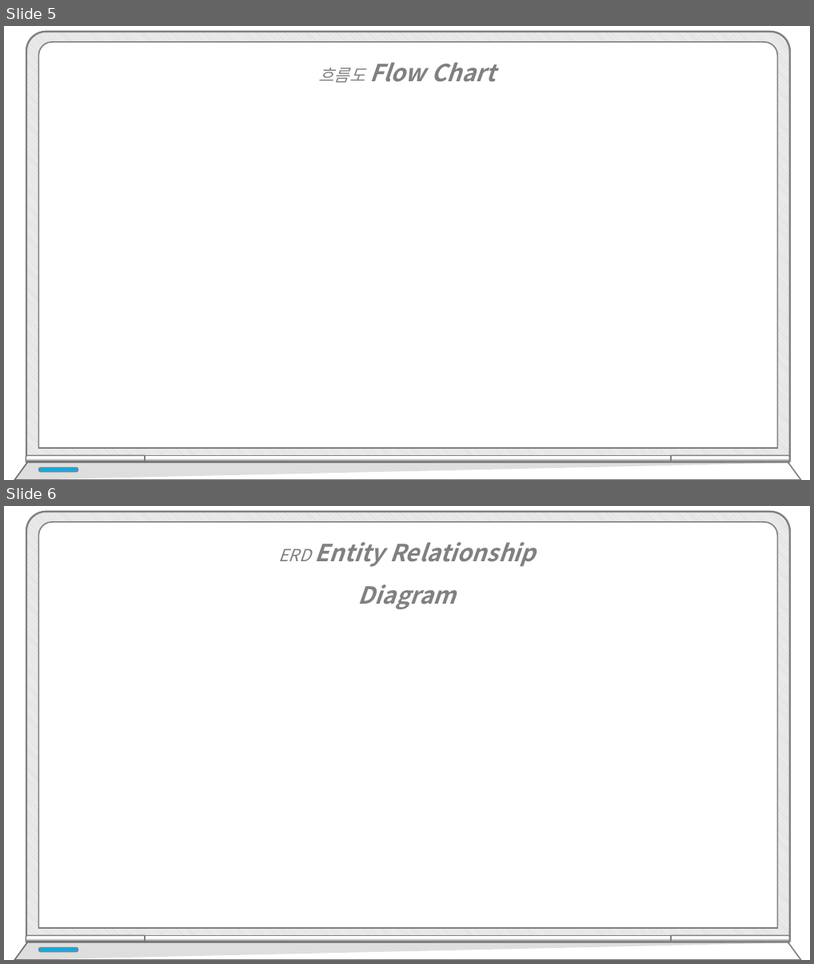
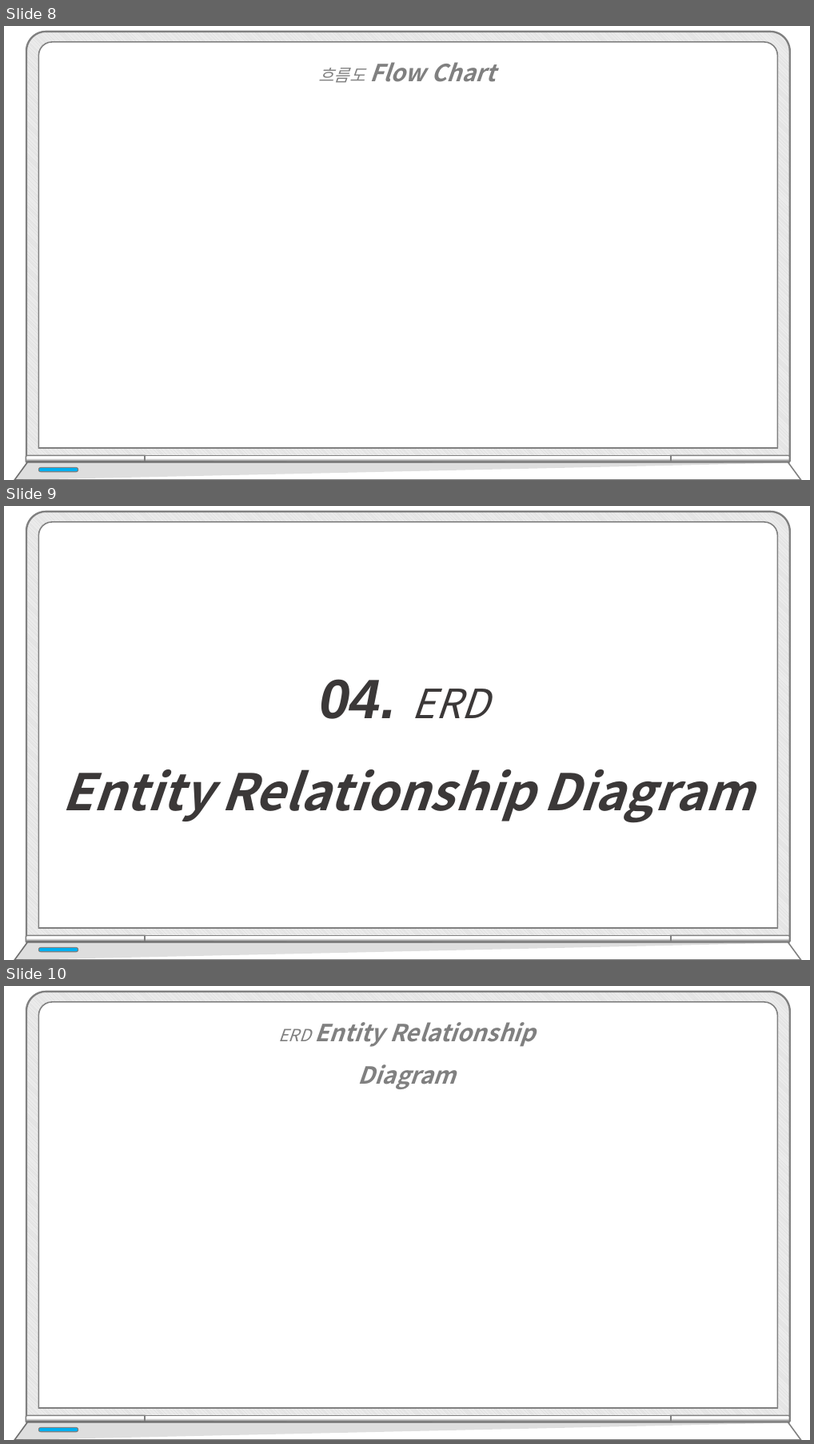
Before and after one commit to hhsw07/ezen-academy-projects, a slide deck: WebContent/발표/프로젝트5.pptx. Shown one above the other, each under a label of ours: slides 5 and 6 before the commit, slides 8, 9 and 10 after it. The pictures are 814x964 and 814x1444 pixels, drawn with LibreOffice and Linux fonts; fonts in the diff are those of the drawing; background and template pictures are left out. Boxes give left, top, right and bottom in pixels: in the first picture for what was removed or moved away, otherwise in the second. Text is boxed around its words. In the diff, an @@ line names an element or a change of style, - is before the commit and + after.

```diff
--- a/WebContent/발표/프로젝트5.pptx
+++ b/WebContent/발표/프로젝트5.pptx
@@ slide 9 added at [4, 506, 810, 960], background #FFFFFF @@
@@ text added at [62, 679, 754, 823], 60 pt, text #3B3838, bold, italic @@
+04. ERD
+Entity Relationship Diagram
@@ group added at [14, 512, 802, 960]: 5 round same rects, 2 freeform shapes, 1 rounded rectangle @@
@@ what was slide 5 is now slide 8 @@
@@ what was slide 6 is now slide 10 @@
```
Also in this commit, not shown: 1 slide changed, 5 other slides added.
